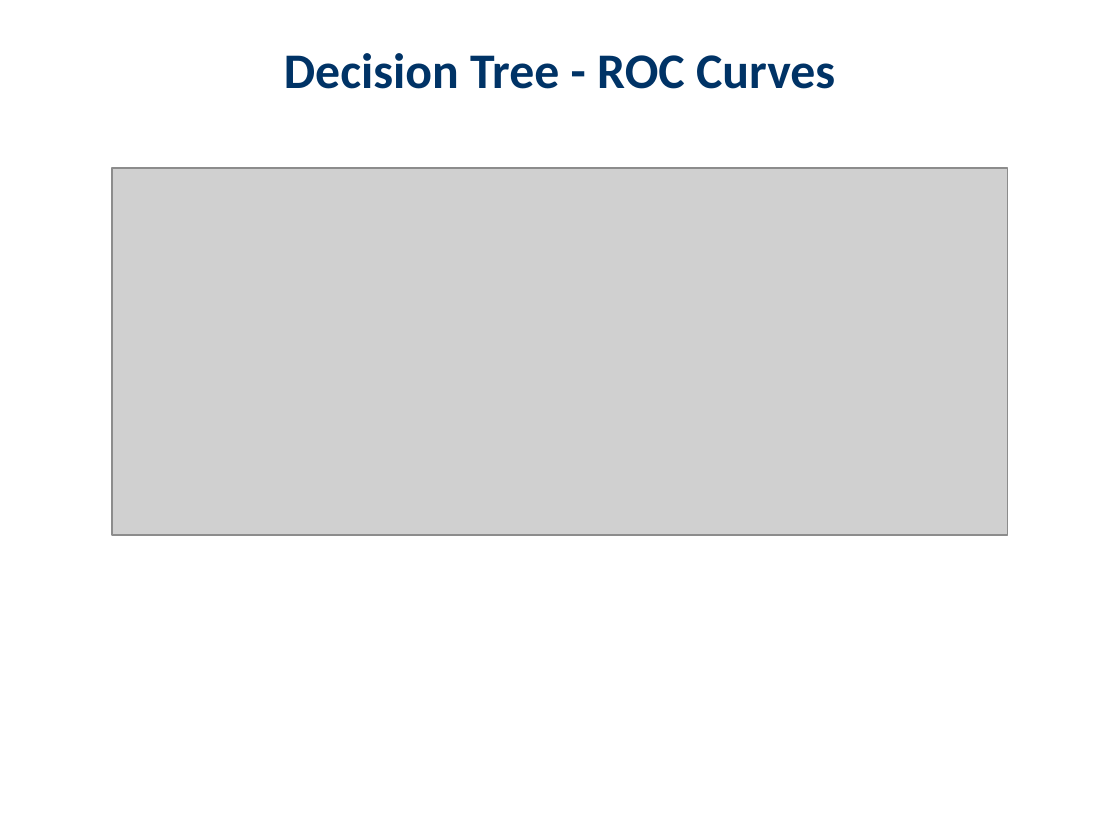
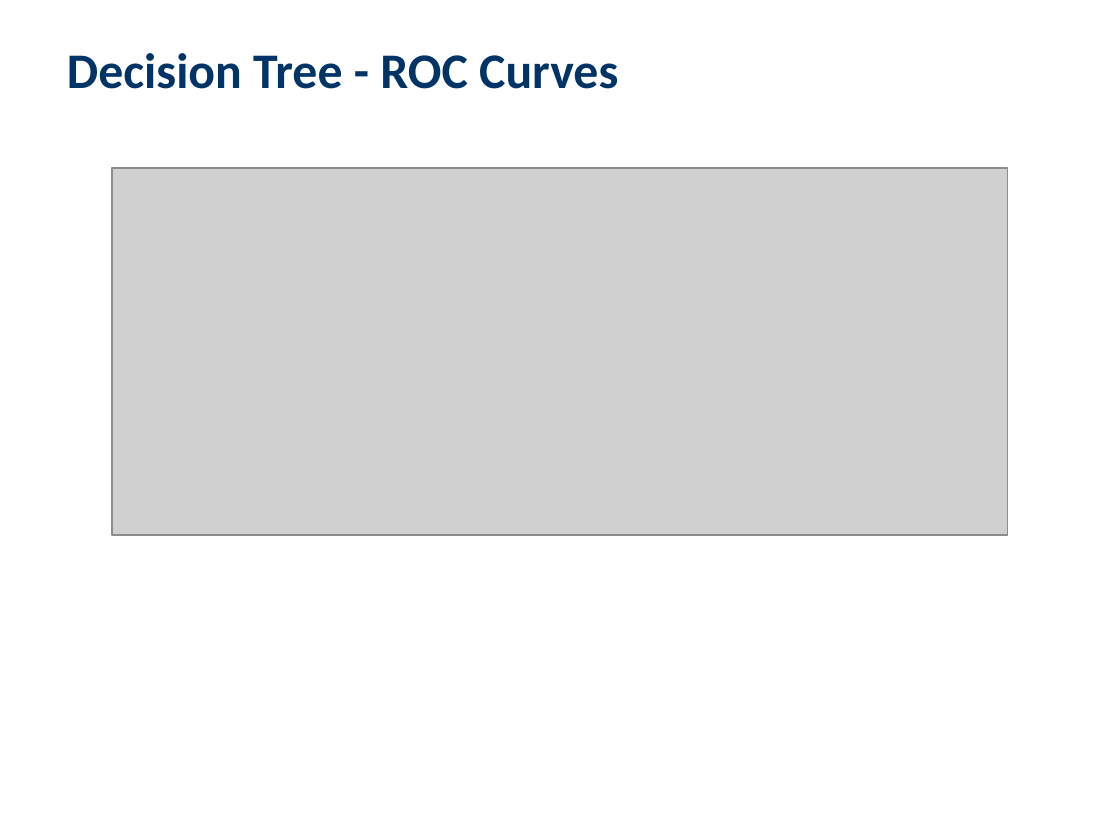
Before and after one commit to pablogrs/nifty_data, a slide deck: slide 19 of basic-navigation/Market_Analysis_Presentation.pptx. Drawn at 1120x840 pixels with LibreOffice and Linux fonts; fonts in the diff are those of the drawing; grey boxes stand for pictures. Boxes give left, top, right and bottom in pixels: in the first picture for what was removed or moved away, otherwise in the second. Text is boxed around its words. In the diff, an @@ line names an element or a change of style, - is before the commit and + after.

```diff
--- a/basic-navigation/Market_Analysis_Presentation.pptx
+++ b/basic-navigation/Market_Analysis_Presentation.pptx
@@ text "Decision Tree - ROC Curves": place and size @@
-text "Decision Tree - ROC Curves" at [284,53,835,89]
+text "Decision Tree - ROC Curves" at [67,53,618,89]
```
Also in this commit, not shown: 11 other slides changed, 1 slide added, 1 other file.
